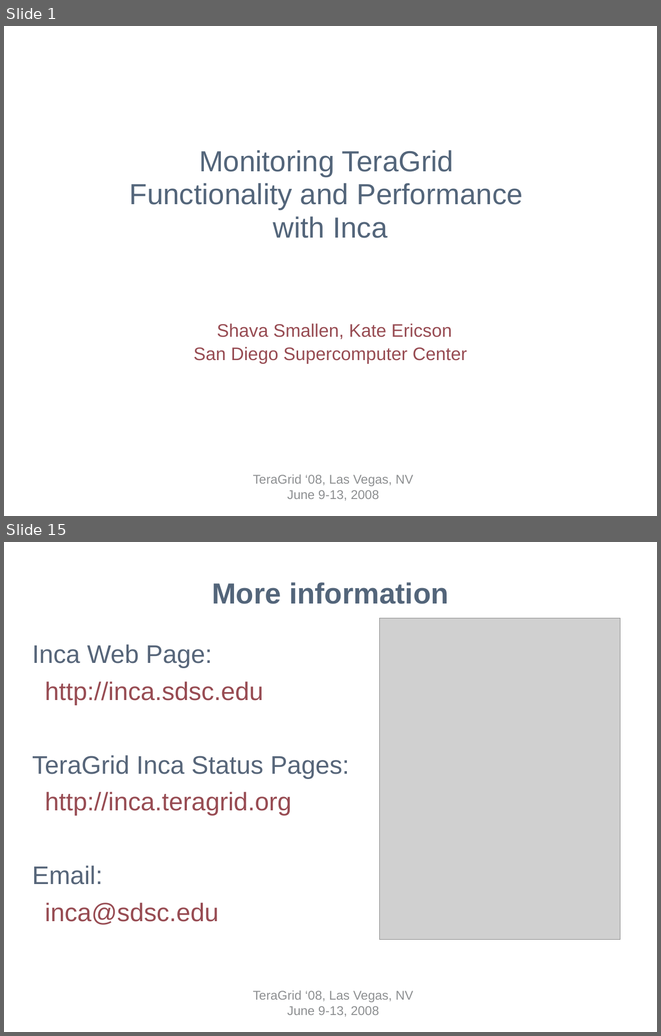
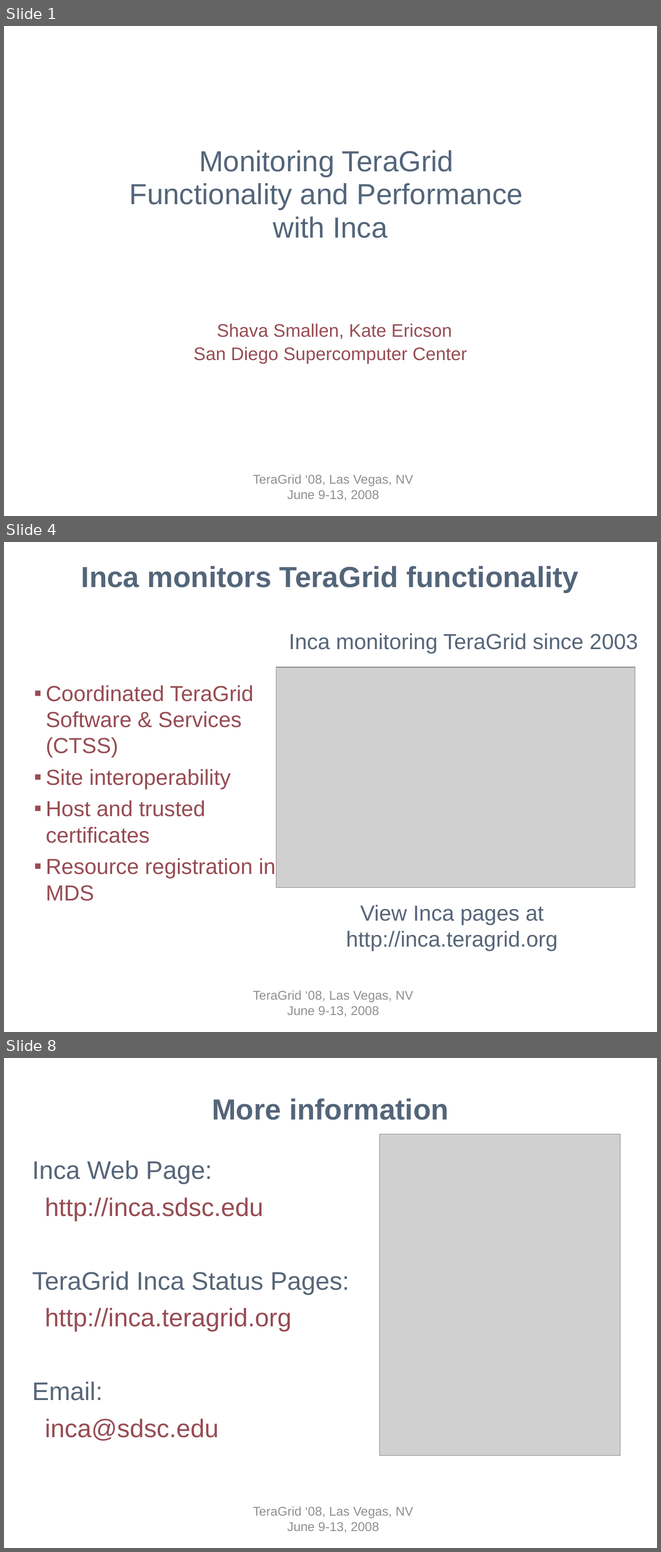
Before and after one commit to IncaProject/inca-xsede, a slide deck: talks/tg08/inca-tg08.ppt. Shown one above the other, each under a label of ours: slides 1 and 15 before the commit, slides 1, 4 and 8 after it; the slides between them are not shown. The pictures are 661x1036 and 661x1552 pixels, drawn with LibreOffice and Linux fonts; fonts in the diff are those of the drawing; grey boxes stand for pictures; background and template pictures are left out. Boxes give left, top, right and bottom in pixels: in the first picture for what was removed or moved away, otherwise in the second. Text is boxed around its words. In the diff, an @@ line names an element or a change of style, - is before the commit and + after.

```diff
--- a/talks/tg08/inca-tg08.ppt
+++ b/talks/tg08/inca-tg08.ppt
@@ slide 4 added at (4,542,657,1032), background #FFFFFF; not listed: 1 template element that a slide beside it also shows @@
@@ title added at (81,566,579,592), 32 pt, text #53657A, bold @@
+Inca monitors TeraGrid functionality
@@ text added at (289,633,638,653), 24 pt, text #566579 @@
+Inca monitoring TeraGrid since 2003
@@ picture added at (276,668,635,888) @@
@@ text added at (46,685,276,901), 24 pt, text #974B52 @@
+  ▪ Coordinated TeraGrid
+    Software & Services (CTSS)
+  ▪ Site interoperability
+  ▪ Host and trusted certificates
+  ▪ Resource registration in MDS
@@ text added at (346,905,557,951), 24 pt, text #566579 @@
+View Inca pages at
+http://inca.teragrid.org
@@ what was slide 15 is now slide 8 @@
```
Also in this commit, not shown: 2 slides changed, 3 other slides added, 11 slides removed.
